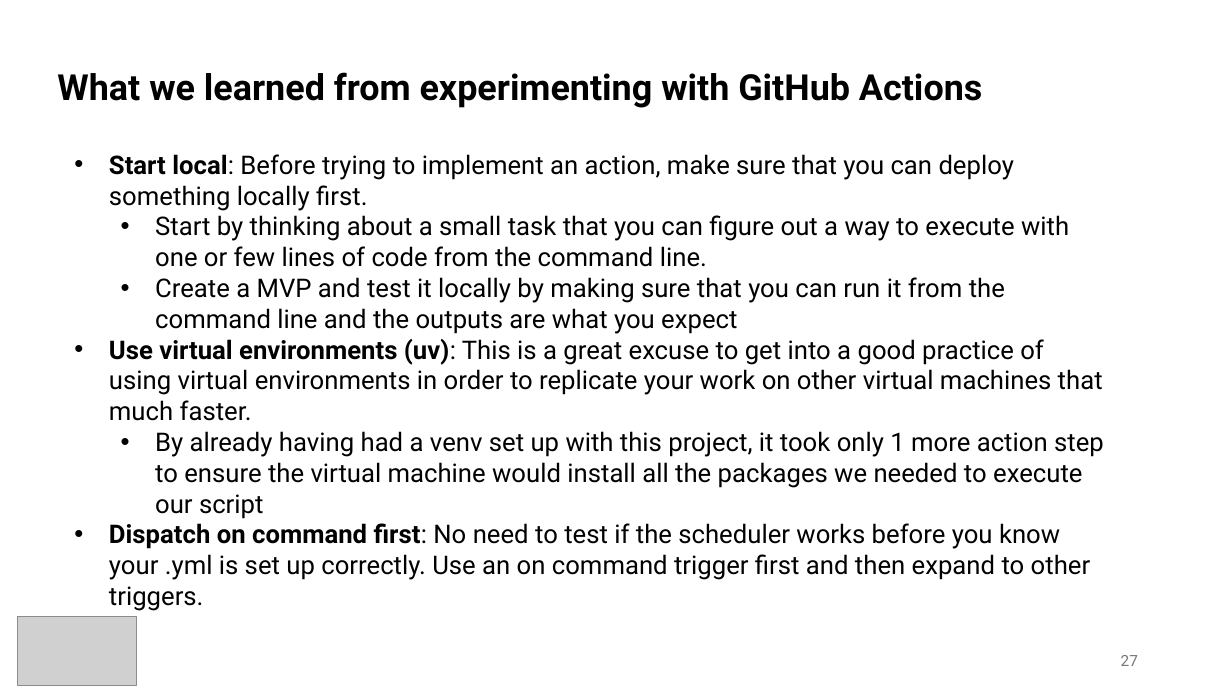
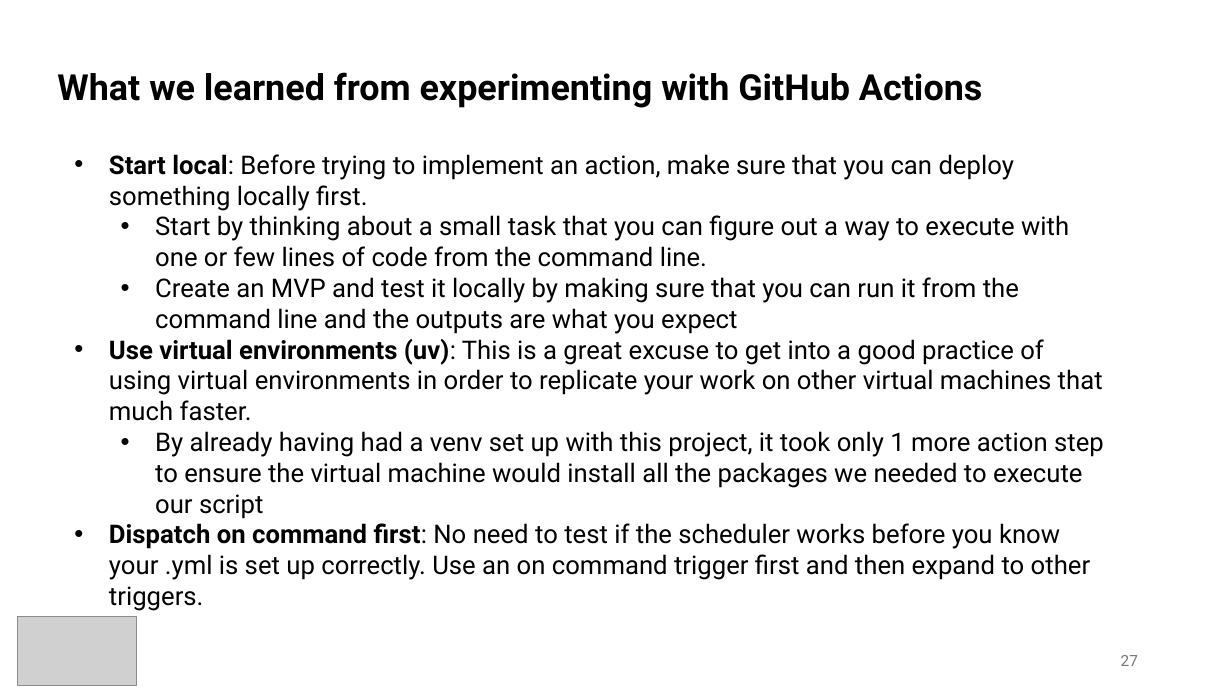
Before and after one commit to nycdepartmentoffinance/github_actions_demo, a slide deck: slide 27 of github_actions_anex.pptx. Drawn at 1232x693 pixels with LibreOffice and Linux fonts; fonts in the diff are those of the drawing; grey boxes stand for pictures. Boxes give left, top, right and bottom in pixels: in the first picture for what was removed or moved away, otherwise in the second. Text is boxed around its words. In the diff, an @@ line names an element or a change of style, - is before the commit and + after.

```diff
--- a/github_actions_anex.pptx
+++ b/github_actions_anex.pptx
@@ text at (x1=155, y1=277, x2=1019, y2=334): text changed @@
-  • Create a MVP and test it locally by making sure that you can run it from the command line and the outputs are what you expect
+  • Create an MVP and test it locally by making sure that you can run it from the command line and the outputs are what you expect
```
Also in this commit, not shown: 3 other slides changed, 1 other file.
